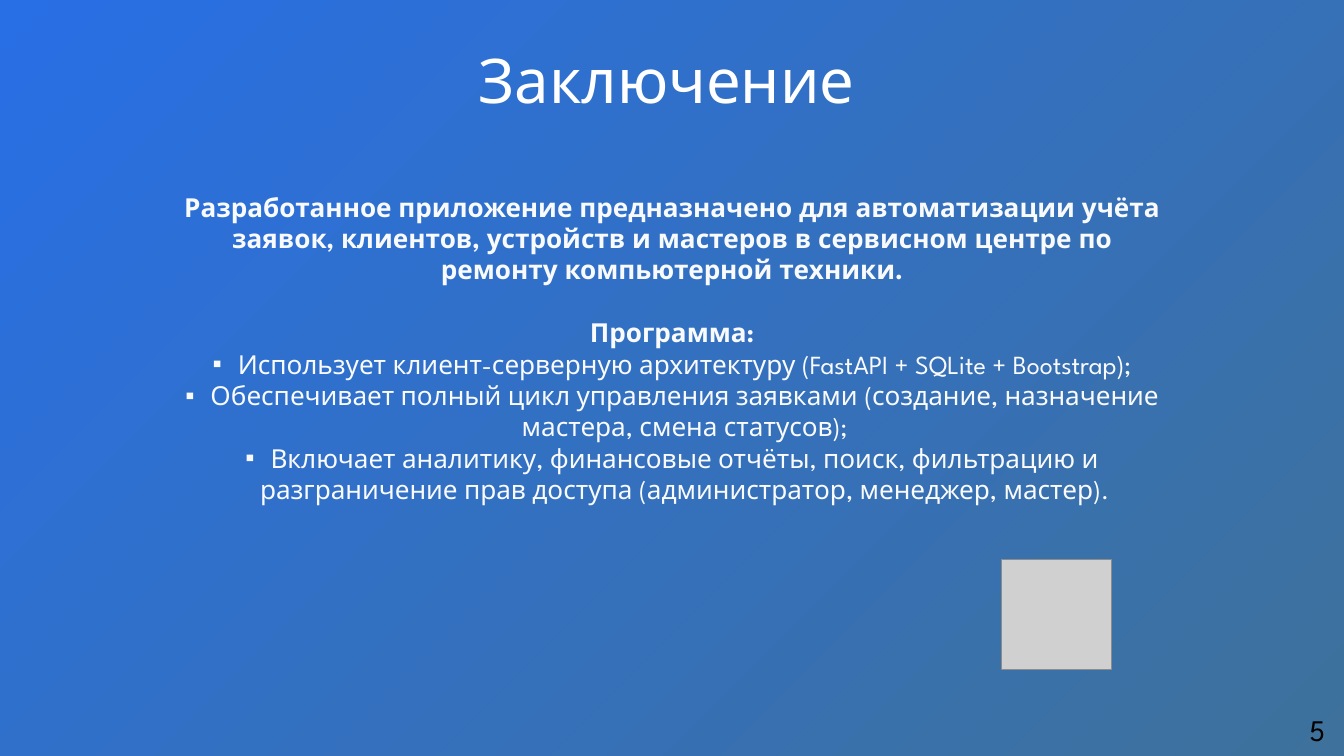
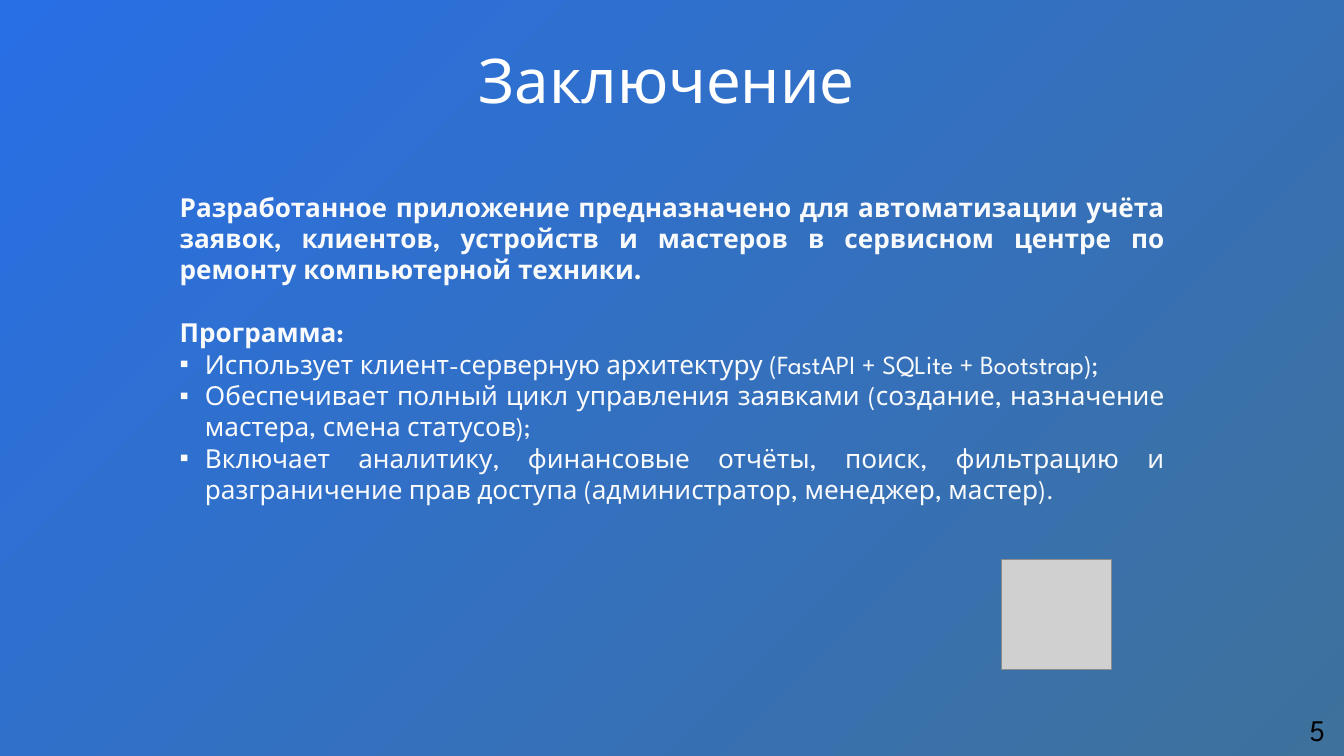
Before and after one commit to tmwsw/graduate, a slide deck: slide 5 of Презентация ДП Марин Виктор.pptx. Drawn at 1344x756 pixels with LibreOffice and Linux fonts; fonts in the diff are those of the drawing; grey boxes stand for pictures; background and template pictures are left out. Boxes give left, top, right and bottom in pixels: in the first picture for what was removed or moved away, otherwise in the second. Text is boxed around its words. In the diff, an @@ line names an element or a change of style, - is before the commit and + after.

```diff
--- a/Презентация ДП Марин Виктор.pptx
+++ b/Презентация ДП Марин Виктор.pptx
@@ text "Разработанное приложение предназначено для автоматизации ..." at <box>180,197,1164,506</box>: alignment centre to justified @@
```
Also in this commit, not shown: 2 other slides changed, 4 other files.
